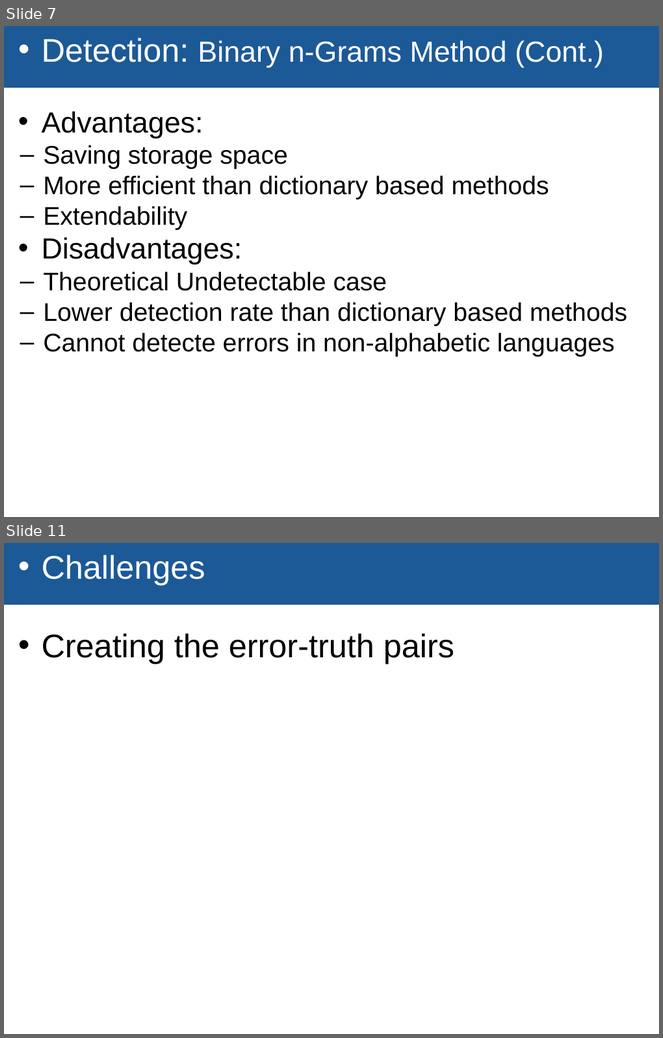
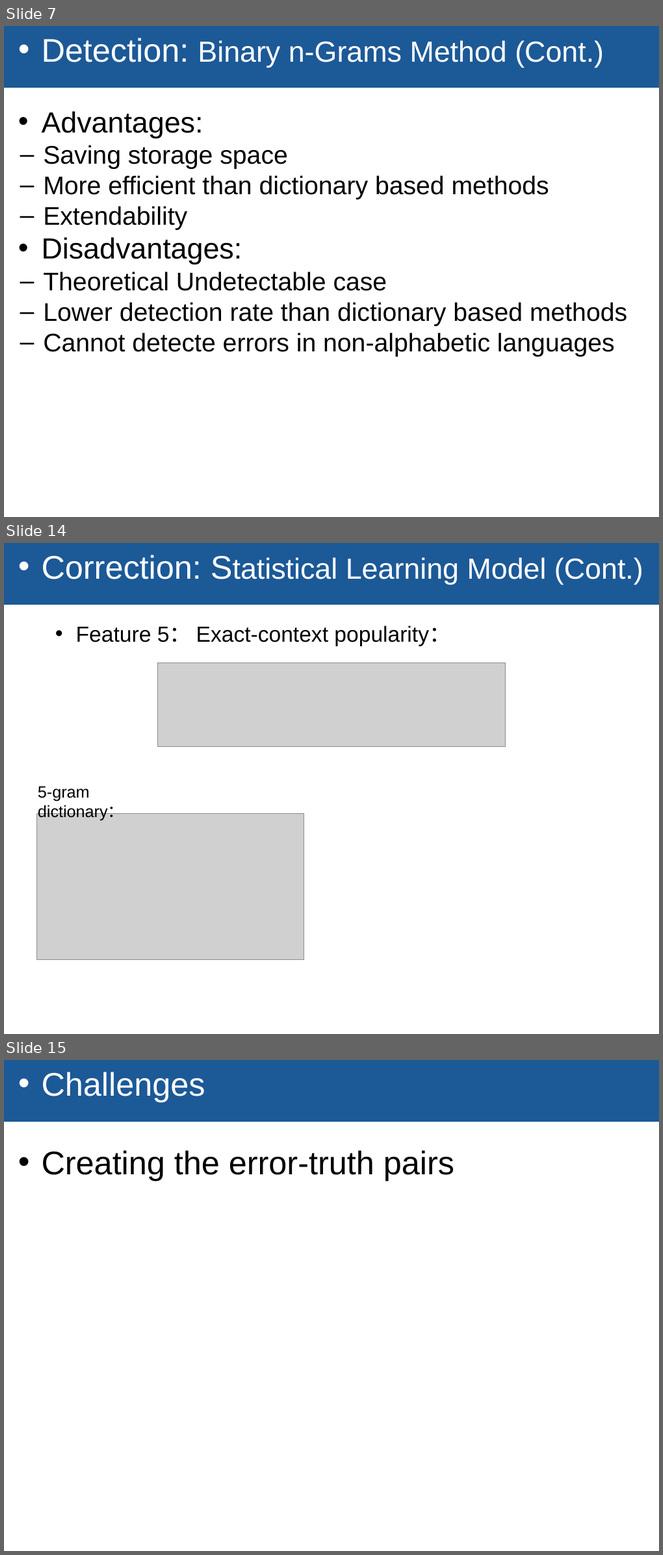
Before and after one commit to TZstatsADS/Fall2018-Project4-sec1-grp5, a slide deck: GR5243 pro4.pptx. Shown one above the other, each under a label of ours: slides 7 and 11 before the commit, slides 7, 14 and 15 after it; the slides between them are not shown. The pictures are 663x1038 and 663x1555 pixels, drawn with LibreOffice and Linux fonts; fonts in the diff are those of the drawing; grey boxes stand for pictures; background and template pictures are left out. Boxes give left, top, right and bottom in pixels: in the first picture for what was removed or moved away, otherwise in the second. Text is boxed around its words. In the diff, an @@ line names an element or a change of style, - is before the commit and + after.

```diff
--- a/GR5243 pro4.pptx
+++ b/GR5243 pro4.pptx
@@ slide 14 added at box(4, 543, 659, 1034), background #FFFFFF; not listed: 1 template element that a slide beside it also shows @@
@@ text added at box(42, 555, 644, 646), 24 pt, text #FFFFFF @@
+• Correction: Statistical Learning Model (Cont.)
+    • Feature 5： Exact-context popularity：
@@ picture added at box(158, 663, 505, 746) @@
@@ text added at box(38, 786, 124, 821), 18 pt, text #000000 @@
+5-gram dictionary：
@@ picture added at box(36, 814, 304, 960) @@
@@ what was slide 11 is now slide 15 @@
```
Also in this commit, not shown: 3 slides changed, 3 other slides added, 8 other files.
